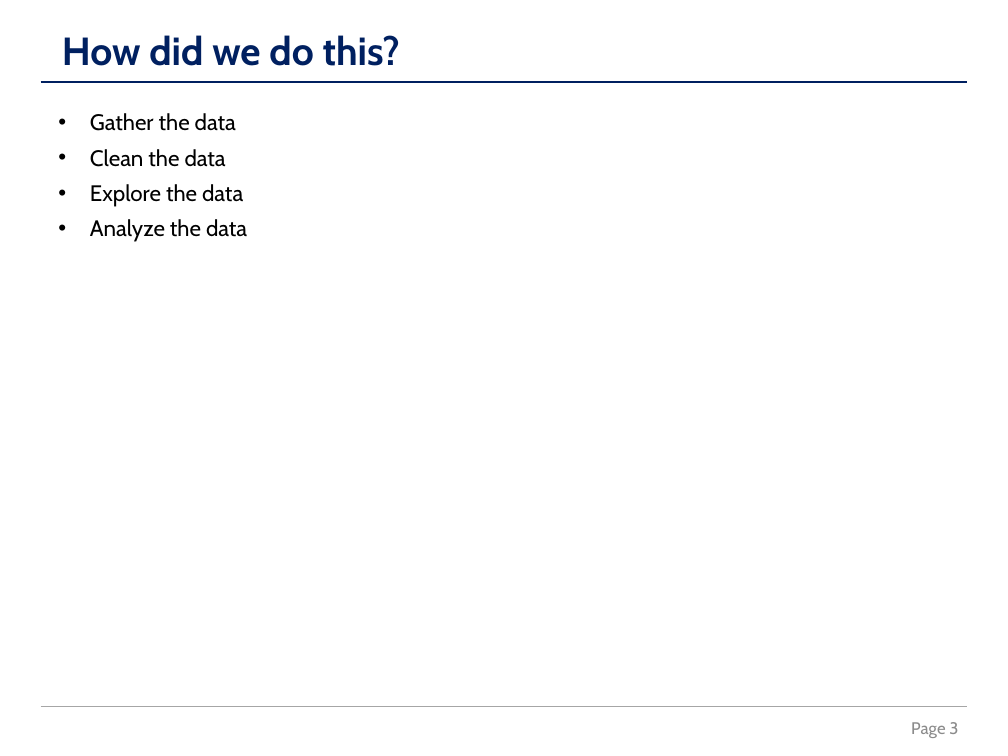
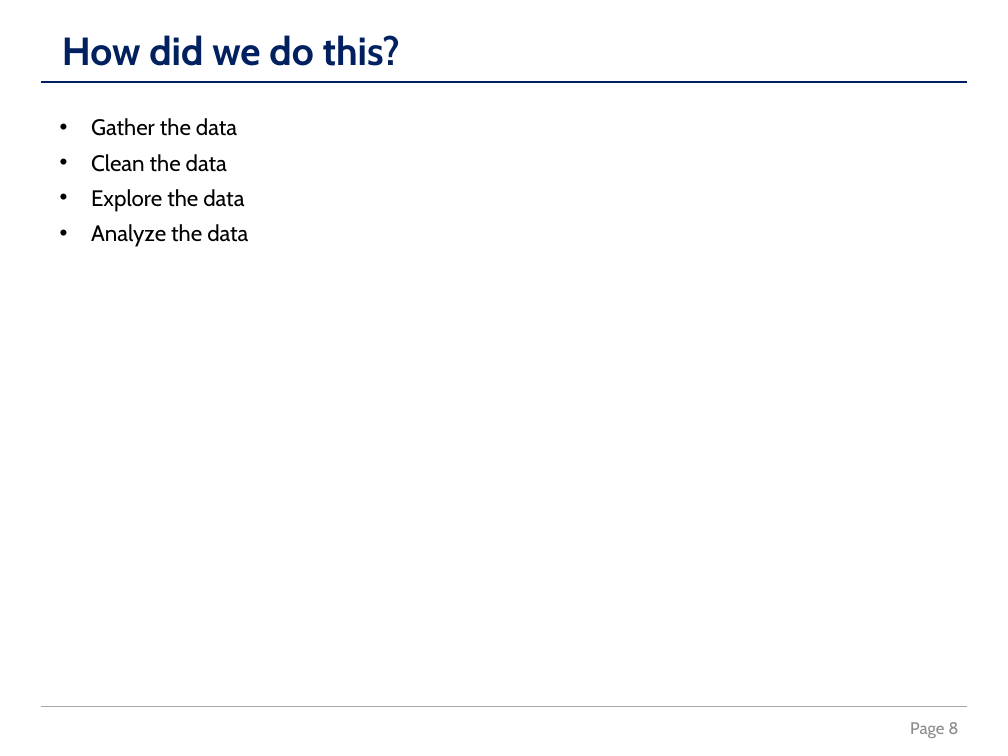
Before and after one commit to la-mar/DDS_Case_Study_1, a slide deck: slide 8 of docs/revised_presentation_from_template.pptx (slide 3 before the commit). Drawn at 1008x756 pixels with LibreOffice and Linux fonts; fonts in the diff are those of the drawing. Boxes give left, top, right and bottom in pixels: in the first picture for what was removed or moved away, otherwise in the second. Text is boxed around its words. In the diff, an @@ line names an element or a change of style, - is before the commit and + after.

```diff
--- a/docs/revised_presentation_from_template.pptx
+++ b/docs/revised_presentation_from_template.pptx
@@ text "Gather the data": place and size @@
-text "Gather the data" at (90,113,247,242)
+text "Gather the data" at (91,118,248,247)
@@ page number at (910,722,958,738): text changed @@
-Page 3
+Page 8
```
Also in this commit, not shown: 2 other slides changed, 11 slides added, 13 other files.
